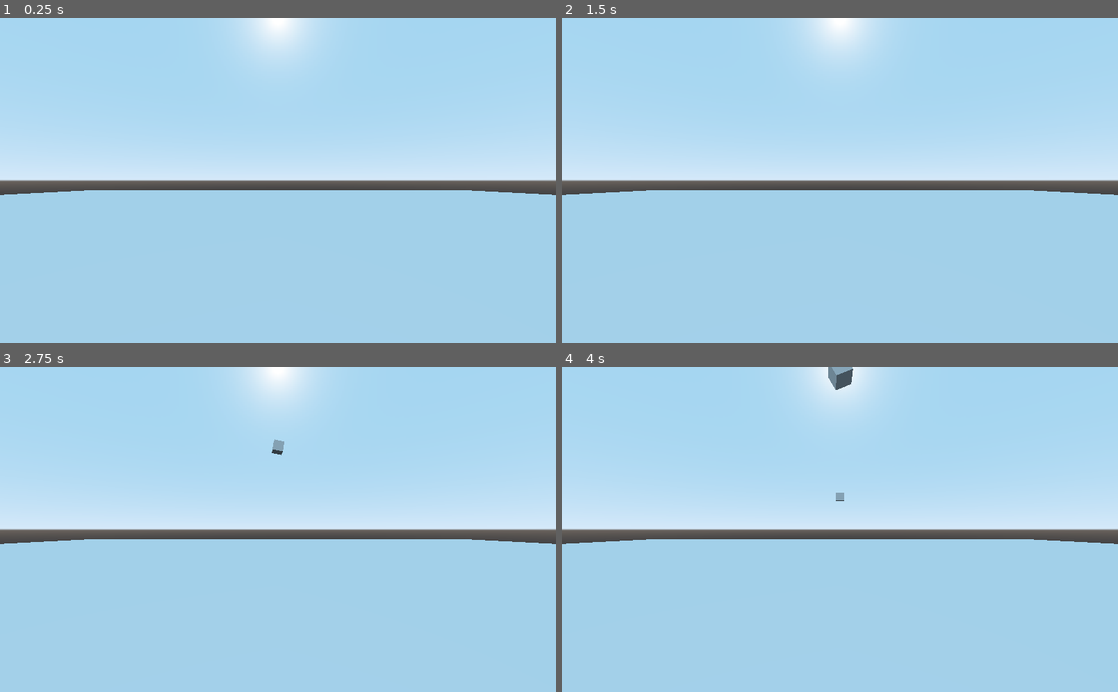
Above: before the commit, frames 1-4 (two rows, left to right).
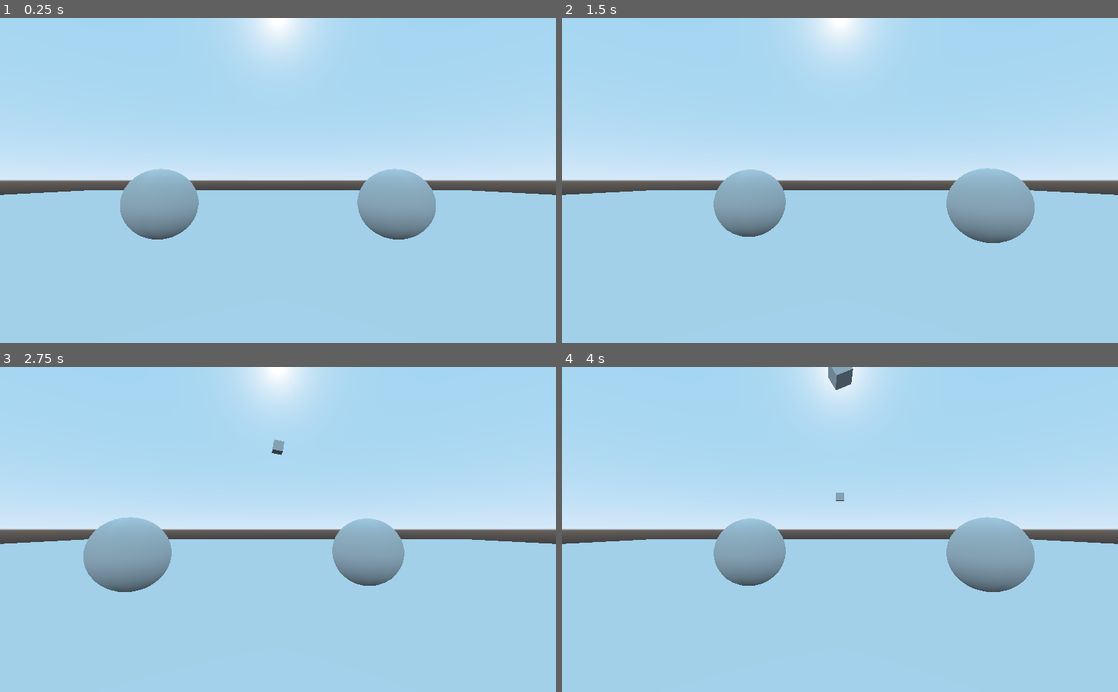
Above: after the commit, the same moments.

Repository: mdeeds/dj-slice
Game: Godot game, scene res://Play.tscn
The game is run twice, just before and just after one commit, with the same random seed, the same clock (stepped at 60 frames per second) and the same inputs.
Inputs:
- Up to frame 1 (0.25 s): no input
- Up to frame 2 (1.5 s): tap Enter at 0.5 s; hold Right (ui_right) 0.53-1.28 s; tap Space at 1.25 s; hold Left (ui_left) from 1.28 s (still down)
- Up to frame 3 (2.75 s): tap Enter at 2 s; release Left (ui_left) at 2.03 s; hold Right (ui_right) from 2.03 s (still down)
- Up to frame 4 (4 s): tap Space at 2.75 s; release Right (ui_right) at 3.53 s; hold Left (ui_left) from 3.53 s (still down)

The runs differ from the first frame. In frame 1, 4.8% of the frame differs, in the area x 21-79%, y 46-69%; in frame 2, 5.0%, in the area x 27-85%, y 46-70%; in frame 3, 5.0%; in frame 4, 5.0%.

Commit message:
Add simple player controls

Diff:
--- a/godot/Play.tscn
+++ b/godot/Play.tscn
@@ -1,7 +1,9 @@
-[gd_scene load_steps=9 format=2]
+[gd_scene load_steps=13 format=2]
 
 [ext_resource path="res://FallingBlock.gd" type="Script" id=1]
 [ext_resource path="res://BlockSpatial.gd" type="Script" id=2]
+[ext_resource path="res://PlayerSpatial.gd" type="Script" id=3]
+[ext_resource path="res://PlayerBody.gd" type="Script" id=4]
 
 [sub_resource type="BoxShape" id=1]
 extents = Vector3( 50, 1, 50 )
@@ -19,10 +21,15 @@
 [sub_resource type="CubeMesh" id=6]
 size = Vector3( 0.1, 0.1, 0.1 )
 
+[sub_resource type="SphereShape" id=8]
+
+[sub_resource type="SphereMesh" id=7]
+radius = 0.15
+height = 0.3
+radial_segments = 32
+rings = 16
+
 [node name="Spatial" type="Spatial"]
-
-[node name="Camera" type="Camera" parent="."]
-transform = Transform( 1, 0, 0, 0, 1, 0, 0, 0, 1, 0, 1.6, 10 )
 
 [node name="StaticBody" type="StaticBody" parent="."]
 transform = Transform( 1, 0, 0, 0, 1, 0, 0, 0, 1, 0, -1, 0 )
@@ -69,3 +76,34 @@
 [node name="MeshInstance" type="MeshInstance" parent="ARVROrigin/Right"]
 mesh = SubResource( 6 )
 material/0 = null
+
+[node name="PlayerSpatial" type="Spatial" parent="."]
+transform = Transform( 1, 0, 0, 0, 1, 0, 0, 0, 1, 0, 0, 10 )
+script = ExtResource( 3 )
+
+[node name="Camera" type="Camera" parent="PlayerSpatial"]
+transform = Transform( 1, 0, 0, 0, 1, 0, 0, 0, 1, 0, 1.6, 0 )
+
+[node name="PlayerBody" type="KinematicBody" parent="PlayerSpatial"]
+script = ExtResource( 4 )
+
+[node name="CollisionShape" type="CollisionShape" parent="PlayerSpatial/PlayerBody"]
+transform = Transform( 0.15, 0, 0, 0, 0.15, 0, 0, 0, 0.15, -0.5, 1.5, -1 )
+shape = SubResource( 8 )
+
+[node name="MeshInstance" type="MeshInstance" parent="PlayerSpatial/PlayerBody"]
+transform = Transform( 1, 0, 0, 0, 1, 0, 0, 0, 1, -0.5, 1.5, -1 )
+mesh = SubResource( 7 )
+material/0 = null
+
+[node name="RightHand" type="StaticBody" parent="PlayerSpatial/PlayerBody"]
+transform = Transform( 1, 0, 0, 0, 1, 0, 0, 0, 1, 0.5, 1.5, -1 )
+constant_angular_velocity = Vector3( 0, -1, 0 )
+
+[node name="MeshInstance" type="MeshInstance" parent="PlayerSpatial/PlayerBody/RightHand"]
+mesh = SubResource( 7 )
+material/0 = null
+
+[node name="CollisionShape" type="CollisionShape" parent="PlayerSpatial/PlayerBody/RightHand"]
+transform = Transform( 0.15, 0, 0, 0, 0.15, 0, 0, 0, 0.15, 0, 0, 0 )
+shape = SubResource( 8 )
--- /dev/null
+++ b/godot/PlayerBody.gd
@@ -0,0 +1,21 @@
+extends KinematicBody
+
+
+# Declare member variables here. Examples:
+# var a: int = 2
+# var b: String = "text"
+
+
+# Called when the node enters the scene tree for the first time.
+func _ready() -> void:
+	pass # Replace with function body.
+
+
+# Called every frame. 'delta' is the elapsed time since the previous frame.
+func _process(delta: float) -> void:
+	if Input.is_action_pressed("ui_right"):
+		self.rotation = Vector3(0, 0.1, 0)
+	elif Input.is_action_pressed("ui_left"):
+		self.rotation = Vector3(0, -0.1, 0)
+	else:
+		self.rotation = Vector3(0,0,0)
--- /dev/null
+++ b/godot/PlayerSpatial.gd
@@ -0,0 +1,16 @@
+extends Spatial
+
+
+# Declare member variables here. Examples:
+# var a: int = 2
+# var b: String = "text"
+
+
+# Called when the node enters the scene tree for the first time.
+func _ready() -> void:
+	pass # Replace with function body.
+
+
+# Called every frame. 'delta' is the elapsed time since the previous frame.
+func _process(delta):
+	pass
